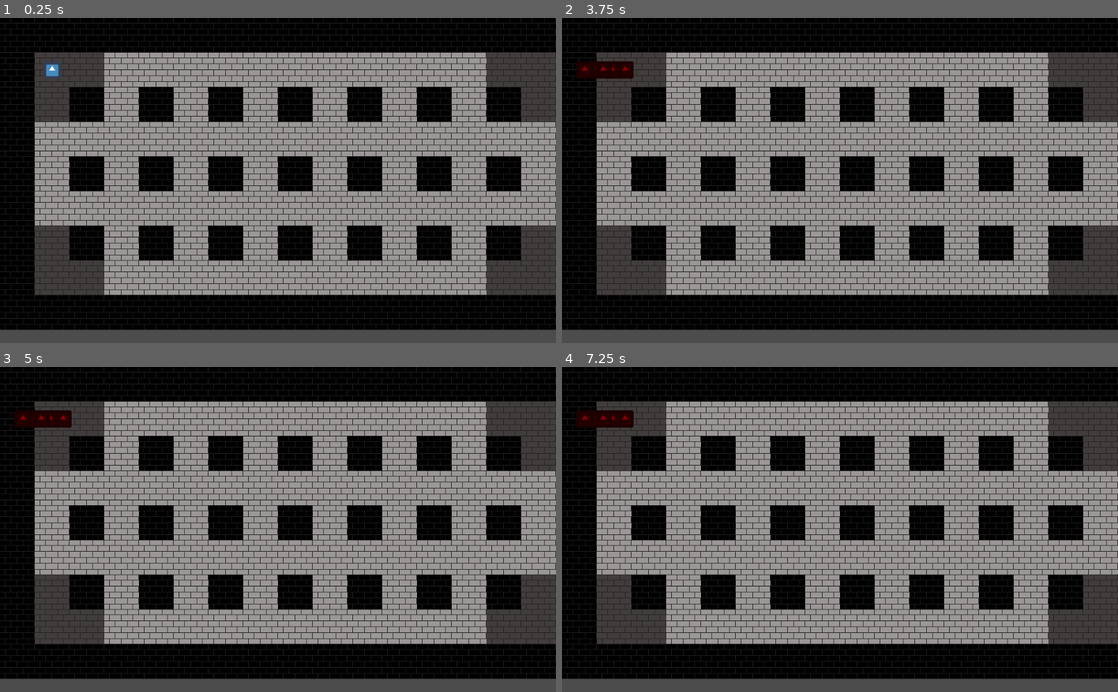
Above: before the commit, frames 1-4 (two rows, left to right).
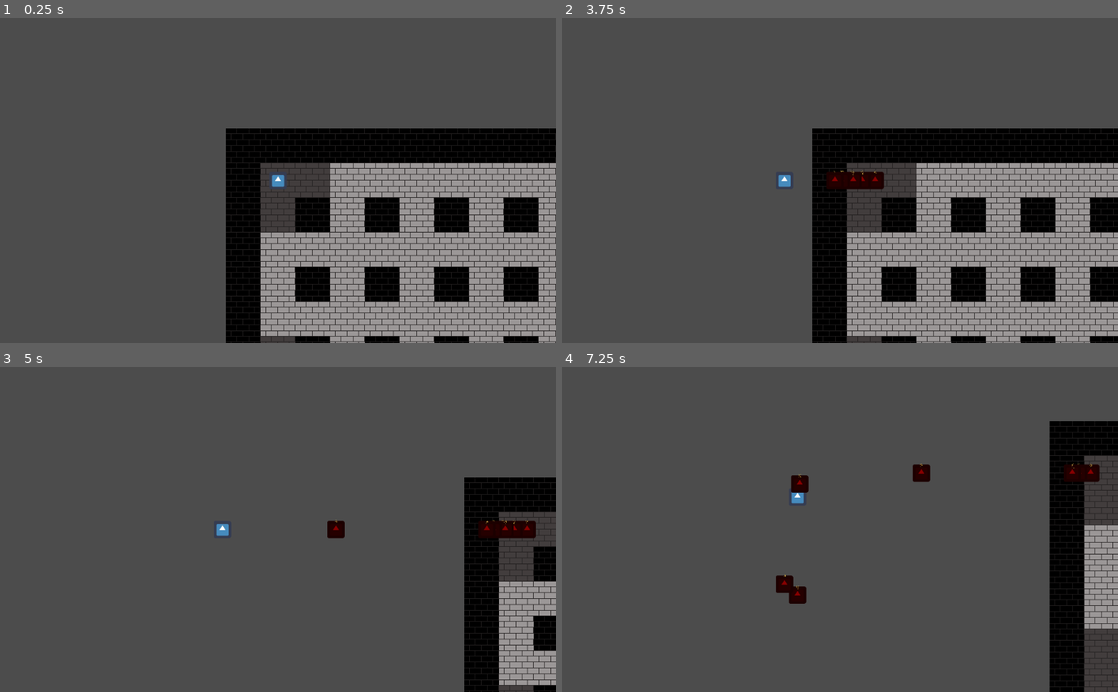
Above: after the commit, the same moments.

Repository: dremaster007/Bomber-Man
Game: Godot game, scene res://Main.tscn
Same seed, same stepped clock (60 frames per second), same inputs: the game is played once before the commit and once after it. The engine's default icon, where the game draws it, is replaced by a stand-in: a white triangle on a blue panel in a dark square.
Inputs:
- Up to frame 1 (0.25 s): no input
- Up to frame 2 (3.75 s): tap Enter at 0.5, 2, 3.5 s; hold D (right) 0.53-1.28 s; tap Space (use_action) at 0.6, 1.25, 1.35, 2.1, 2.75, 2.85, 3.6 s; hold S (down) 1.28-2.03 s; hold D (right) 2.03-2.78 s; hold W (up) 2.78-3.53 s; hold A (left) from 3.53 s (still down)
- Up to frame 3 (5 s): keep holding A (left); tap Space (use_action) at 4.35 s
- Up to frame 4 (7.25 s): release A (left) at 5.03 s; hold S (down) 5.03-5.78 s; tap Space (use_action) at 5.1, 5.85, 6.6 s; hold D (right) 5.78-6.53 s; hold W (up) from 6.53 s (still down)

The runs differ from the first frame. In frame 1, 82% of the frame differs, in the area x 0-100%, y 0-100%; in frame 2, 84%; in frame 3, 87%; in frame 4, 85%.
Error before the commit: Parse Error: Too few arguments for "create_explosion()" call. Expected at least 1. (res://Bomb.gd:15)

Commit message:
Made a particle for the bomb

Diff:
--- a/Bomber Man/Bomb.gd
+++ b/Bomber Man/Bomb.gd
@@ -1,6 +1,4 @@
 extends StaticBody2D
-
-var explosion_size = 1
 
 var checks = {	"up": $UpCheck,
 				"down": $DownCheck,
@@ -8,8 +6,8 @@
 				"right": $RightCheck}
 
 
-func create_explosion(e_size):
-	explosion_size = e_size
+func create_explosion():
+	pass
 
 func _on_BombDetonateTimer_timeout():
 	create_explosion()
--- a/Bomber Man/Bomb.tscn
+++ b/Bomber Man/Bomb.tscn
@@ -8,7 +8,47 @@
 custom_solver_bias = 0.0
 extents = Vector2( 8, 8 )
 
-[node name="Bomb" type="StaticBody2D" index="0"]
+[sub_resource type="ParticlesMaterial" id=2]
+
+render_priority = 0
+trail_divisor = 1
+emission_shape = 1
+emission_sphere_radius = 2.0
+flag_align_y = false
+flag_rotate_y = false
+flag_disable_z = true
+spread = 100.0
+flatness = 0.0
+gravity = Vector3( 0, 10, 0 )
+initial_velocity = 2.0
+initial_velocity_random = 1.0
+angular_velocity = 0.0
+angular_velocity_random = 0.0
+orbit_velocity = 0.0
+orbit_velocity_random = 0.0
+linear_accel = 0.0
+linear_accel_random = 0.0
+radial_accel = 0.0
+radial_accel_random = 0.0
+tangential_accel = 0.0
+tangential_accel_random = 0.0
+damping = 0.0
+damping_random = 0.0
+angle = 0.0
+angle_random = 0.0
+scale = 1.0
+scale_random = 0.0
+color = Color( 0.8125, 0.668438, 0.285645, 1 )
+hue_variation = 0.0
+hue_variation_random = 0.0
+anim_speed = 0.0
+anim_speed_random = 0.0
+anim_offset = 0.0
+anim_offset_random = 0.0
+anim_loop = false
+_sections_unfolded = [ "Angular Velocity", "Emission Shape", "Gravity", "Trail" ]
+
+[node name="Bomb" type="StaticBody2D"]
 
 input_pickable = false
 collision_layer = 1
@@ -66,4 +106,27 @@
 cast_to = Vector2( -50, 0 )
 collision_mask = 1
 
+[node name="Particles2D" type="Particles2D" parent="." index="7"]
+
+position = Vector2( 0, -16 )
+emitting = true
+amount = 8
+lifetime = 1.0
+one_shot = false
+preprocess = 0.0
+speed_scale = 1.0
+explosiveness = 0.0
+randomness = 0.0
+fixed_fps = 0
+fract_delta = true
+visibility_rect = Rect2( -100, -100, 200, 200 )
+local_coords = false
+draw_order = 0
+process_material = SubResource( 2 )
+texture = null
+normal_map = null
+h_frames = 1
+v_frames = 1
+_sections_unfolded = [ "Drawing", "Process Material", "Textures", "Time", "Transform" ]
+
 [connection signal="timeout" from="BombDetonateTimer" to="." method="_on_BombDetonateTimer_timeout"]
--- a/Bomber Man/Player.tscn
+++ b/Bomber Man/Player.tscn
@@ -9,7 +9,7 @@
 custom_solver_bias = 0.0
 extents = Vector2( 16, 16 )
 
-[node name="Player" type="KinematicBody2D"]
+[node name="Player" type="KinematicBody2D" index="0"]
 
 input_pickable = false
 collision_layer = 1
@@ -34,7 +34,7 @@
 
 anchor_mode = 1
 rotating = false
-current = false
+current = true
 zoom = Vector2( 1, 1 )
 limit_left = -10000000
 limit_top = -10000000
Not shown: 1 places in Bomber Man/Bomb.tscn that only renumber resources
